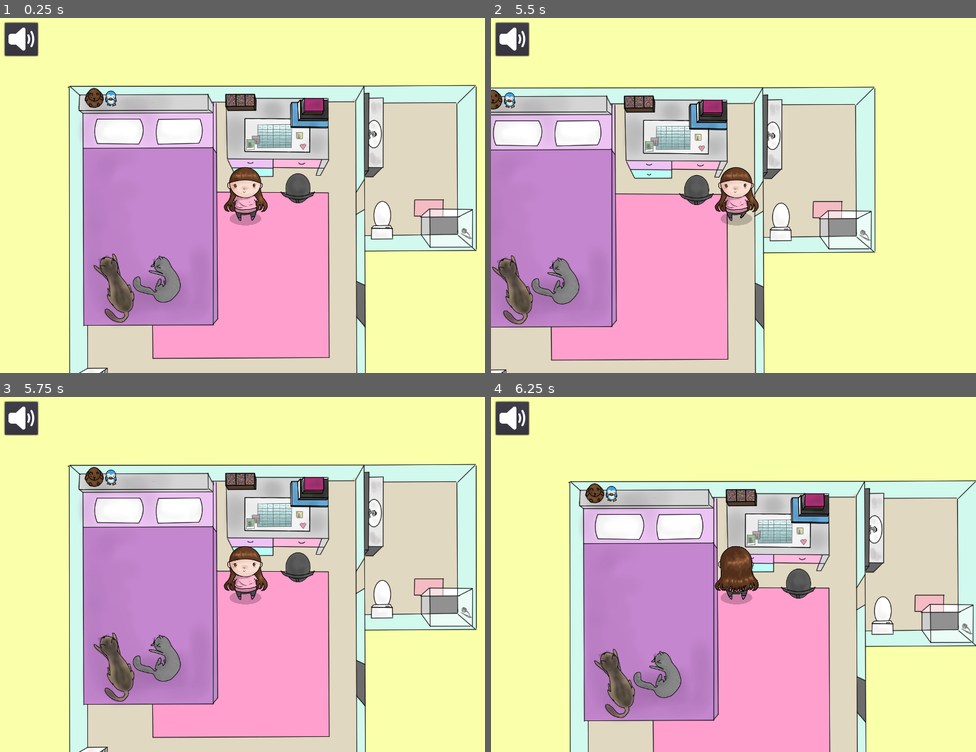
Above: before the commit, frames 1-4 (two rows, left to right).
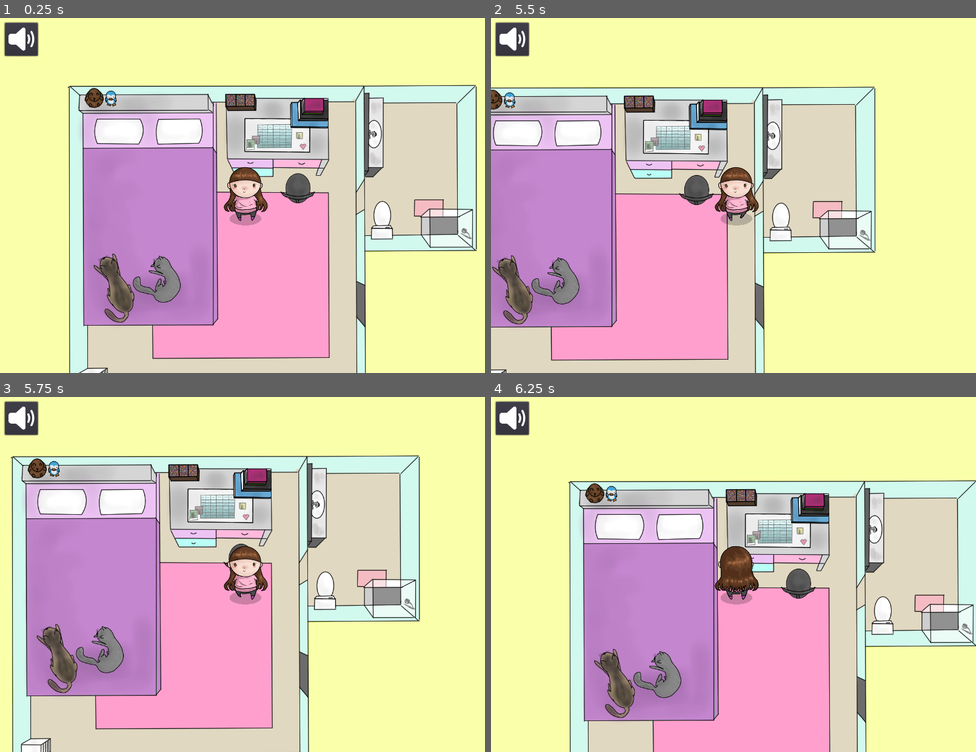
Above: after the commit, the same moments.

Repository: A-Walrus/Jessy
Game: Godot game, scene res://Scenes/World.tscn
Two runs of this game, one before a commit and one after it. Both use one fixed random seed, a clock stepped at 60 frames per second and the inputs below. Sound files missing from this copy of the repository are replaced by a short silence.
Inputs (mouse positions are in pixels of both pictures, inside the frame that each line leads up to):
- Up to frame 1 (0.25 s): no input
- Up to frame 2 (5.5 s): tap Enter (ui_accept) at 0.5 s; drag from (942, 227) to (641, 174) at 0.52 s; drag from (544, 177) to (845, 231) at 1.27 s; move the mouse to (617, 287) at 2.02 s; press the mouse at (617, 287) at 2.03 s; release the mouse at (617, 287) at 2.75 s; drag from (801, 312) to (641, 74) at 2.77 s; drag from (811, 64) to (626, 262) at 3.52 s; drag from (777, 74) to (554, 117) at 4.27 s; move the mouse to (626, 156) at 5.02 s; press the mouse at (626, 156) at 5.03 s
- Up to frame 3 (5.75 s): tap Escape (escape) at 5.65 s
- Up to frame 4 (6.25 s): release the mouse at (626, 535) at 5.75 s; drag from (660, 485) to (772, 507) at 5.77 s

Frames 1-2 are identical in both runs. In frame 3, 51% of the frame differs, in the area x 2-99%, y 16-100%; in frame 4, nothing differs.

Commit message:
Fixed "Escape" in room
Pressing escape while in the room will not teleport jessy to her last position anymore

Diff:
--- a/Jessy/Scripts/Globals.gd
+++ b/Jessy/Scripts/Globals.gd
@@ -22,7 +22,7 @@
 	justClicked=false
 
 func _input(event):
-	if Input.is_action_just_pressed("escape"):
+	if Input.is_action_just_pressed("escape") and get_tree().get_current_scene().get_name() != "World":
 		get_tree().change_scene("res://Scenes/World.tscn")
 
 
